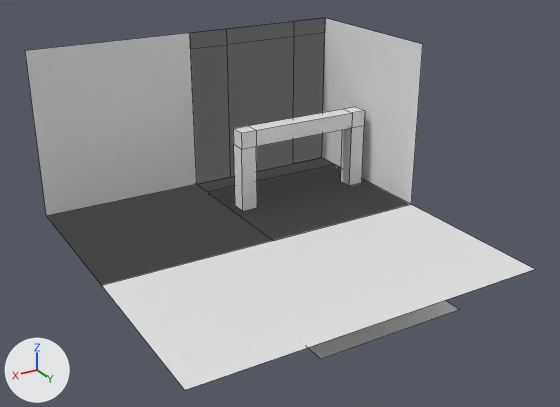
One commit to the FBX model GMTK_GameJam_2022/Assets/Prefabs/World/World_Simple.fbx: the scene before it, then after it.
The view is the same before and after, from a camera (50 mm lens) standing at (2.5, 3.9, 1.92) and looking at (0.38, 0.37, 0.15). The lights are fixed; the arrows at lower left show +X, +Y and +Z. Mesh edges are drawn as thin lines.

The first picture shows 'Corner1x1', 'Door1x1', 'FloorPlane2x2', 'Railing', 'Stairs2x1', 'Wall2x1'.
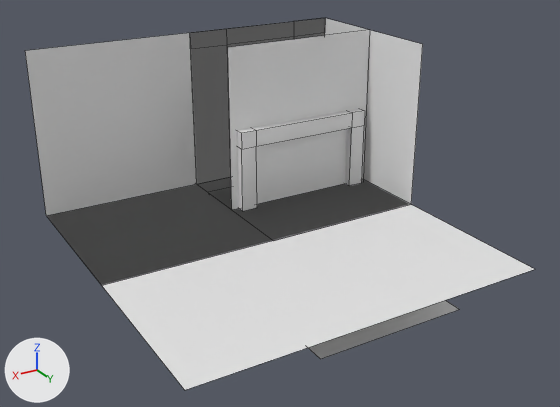
Location of each change, (x1, y1, x2, y2) in pixels of the pictures (560 x 407 px):
'SingleWall', added: after (228, 30, 370, 210)

Diff of the bpy script that builds the scene:
```diff
--- a/GMTK_GameJam_2022/Assets/Prefabs/World/World_Simple.fbx.py
+++ b/GMTK_GameJam_2022/Assets/Prefabs/World/World_Simple.fbx.py
@@ me_singlewall @@
+me_singlewall.from_pydata([(-0.5, 0.0, 1.0), (0.5, 0.0, 0.0), (0.5, 0.0, 1.0), (-0.5, 0.0, 0.0)], [], [(3, 0, 2, 1)])
@@ ob_singlewall @@
+ob_singlewall = bpy.data.objects.new('SingleWall', me_singlewall)
+ob_singlewall.location = (0.0, 0.0, 0.0)
```
